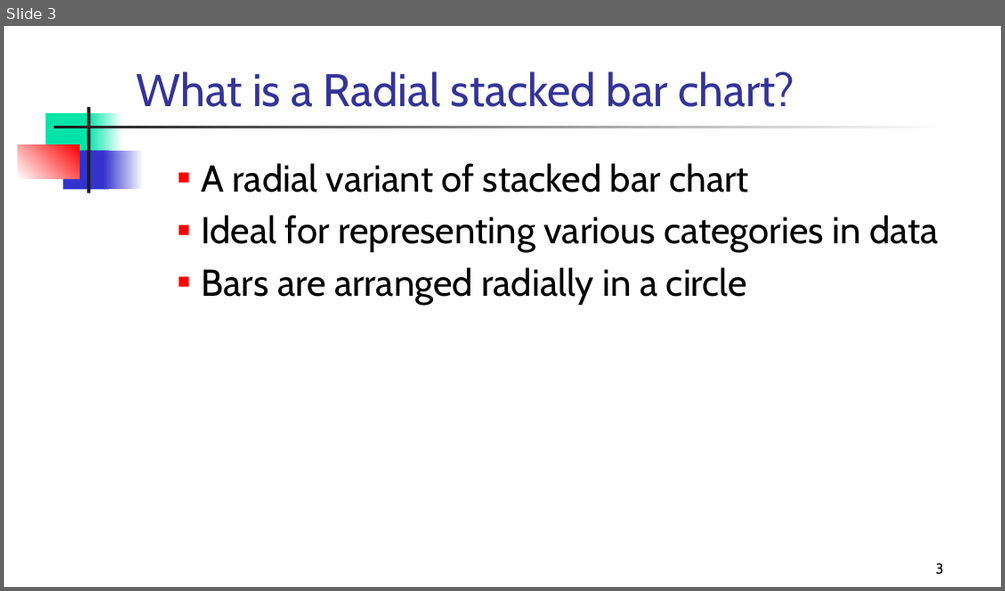
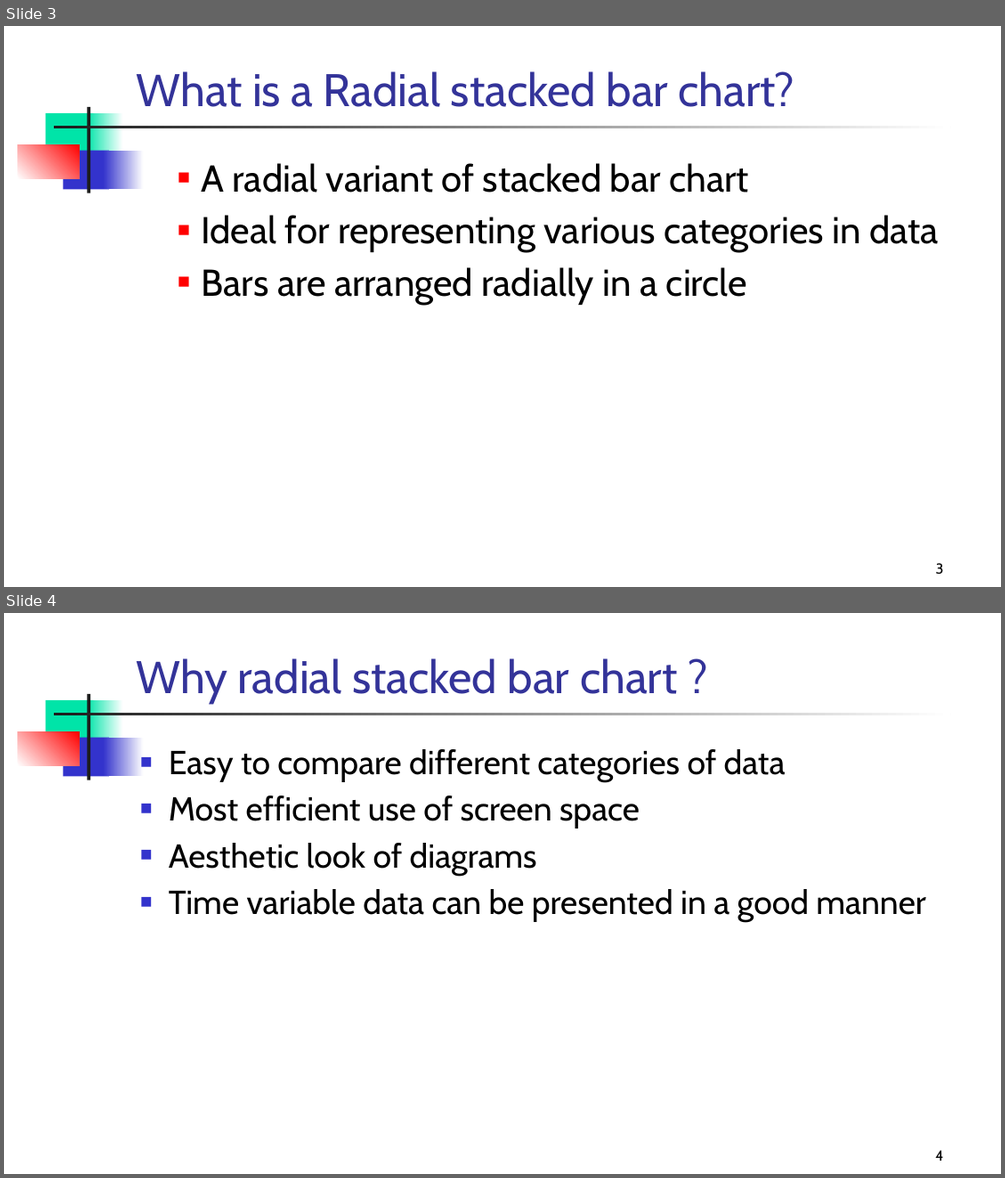
Before and after one commit to SanthoshKumarThadka/Thadka_Tableau, a slide deck: Thadka_Tableau.pptx. Shown one above the other, each under a label of ours: slide 3 before the commit, slides 3 and 4 after it. The pictures are 1005x591 and 1005x1178 pixels, drawn with LibreOffice and Linux fonts; fonts in the diff are those of the drawing. Boxes give left, top, right and bottom in pixels: in the first picture for what was removed or moved away, otherwise in the second. Text is boxed around its words. In the diff, an @@ line names an element or a change of style, - is before the commit and + after.

```diff
--- a/Thadka_Tableau.pptx
+++ b/Thadka_Tableau.pptx
@@ slide 4 added at (x1=4, y1=613, x2=1001, y2=1174), background #FFFFFF; not listed: 7 template elements that a slide beside it also shows @@
@@ title added at (x1=136, y1=658, x2=678, y2=703), 44 pt, text #333399 @@
+Why radial stacked bar chart ?
@@ text added at (x1=169, y1=749, x2=926, y2=921), 32 pt, text #000000 @@
+■ Easy to compare different categories of data
+■ Most efficient use of screen space
+■ Aesthetic look of diagrams
+■ Time variable data can be presented in a good manner
@@ page number added at (x1=935, y1=1150, x2=943, y2=1160), 14 pt, text #000000 @@
+4
```
Also in this commit, not shown: 4 slides changed, 1 other file.
